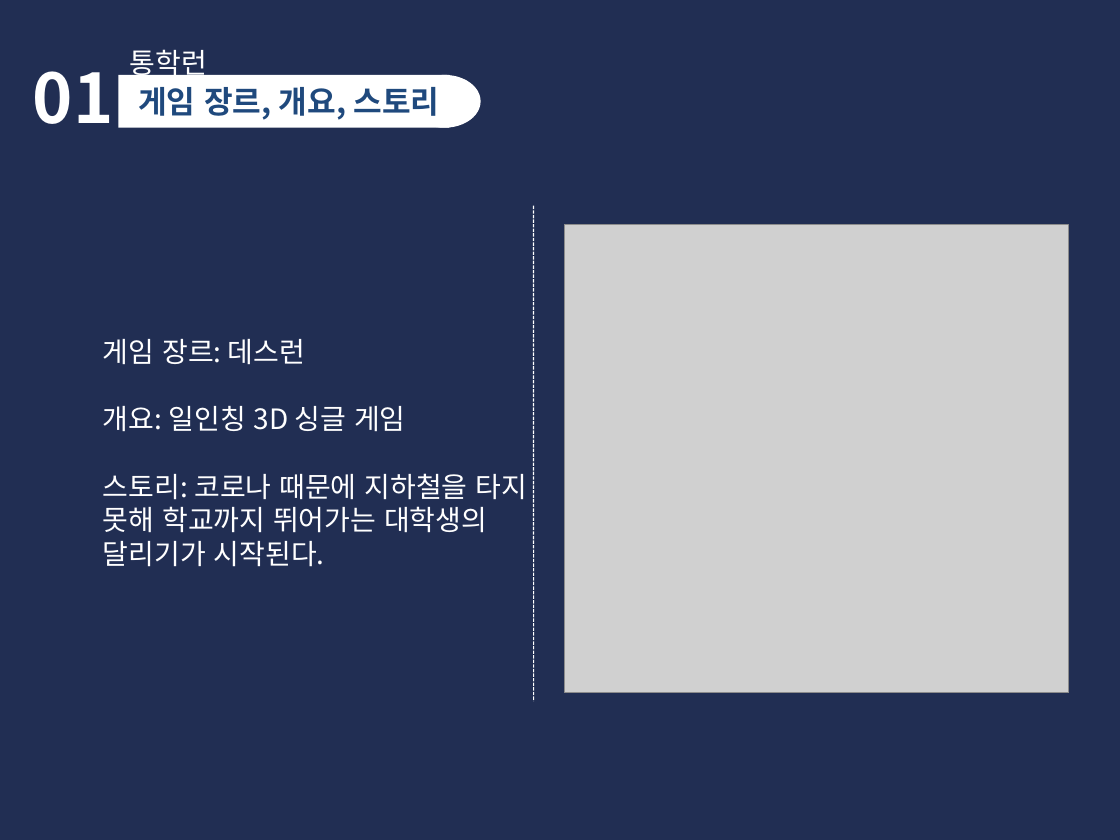
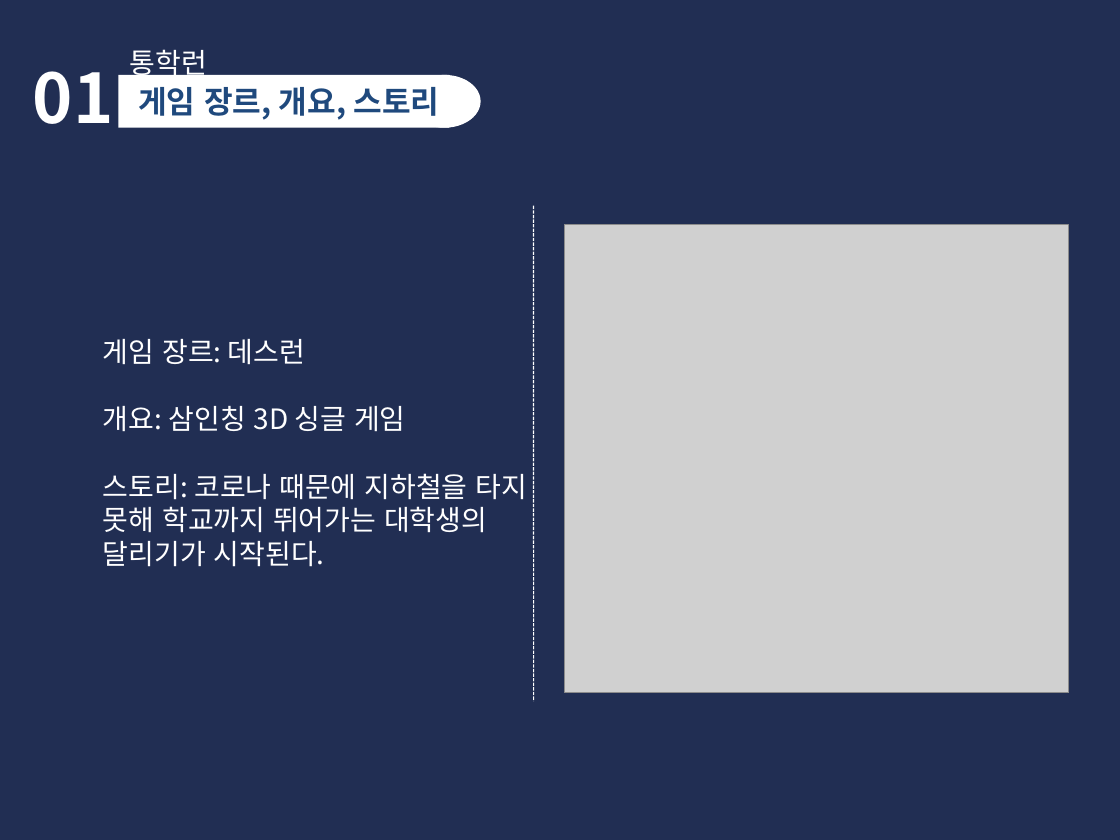
Before and after one commit to yajunseo/commute-run, a slide deck: slide 3 of 게임엔진1_팀프로젝트_중간발표_{12조}.ppt. Drawn at 1120x840 pixels with LibreOffice and Linux fonts; fonts in the diff are those of the drawing; grey boxes stand for pictures. Boxes give left, top, right and bottom in pixels: in the first picture for what was removed or moved away, otherwise in the second. Text is boxed around its words. In the diff, an @@ line names an element or a change of style, - is before the commit and + after.

```diff
--- a/게임엔진1_팀프로젝트_중간발표_{12조}.ppt
+++ b/게임엔진1_팀프로젝트_중간발표_{12조}.ppt
@@ text at [103,406,406,431]: text changed @@
-개요: 일인칭 3D 싱글 게임
+개요: 삼인칭 3D 싱글 게임
```
Also in this commit, not shown: 3 other slides changed.
